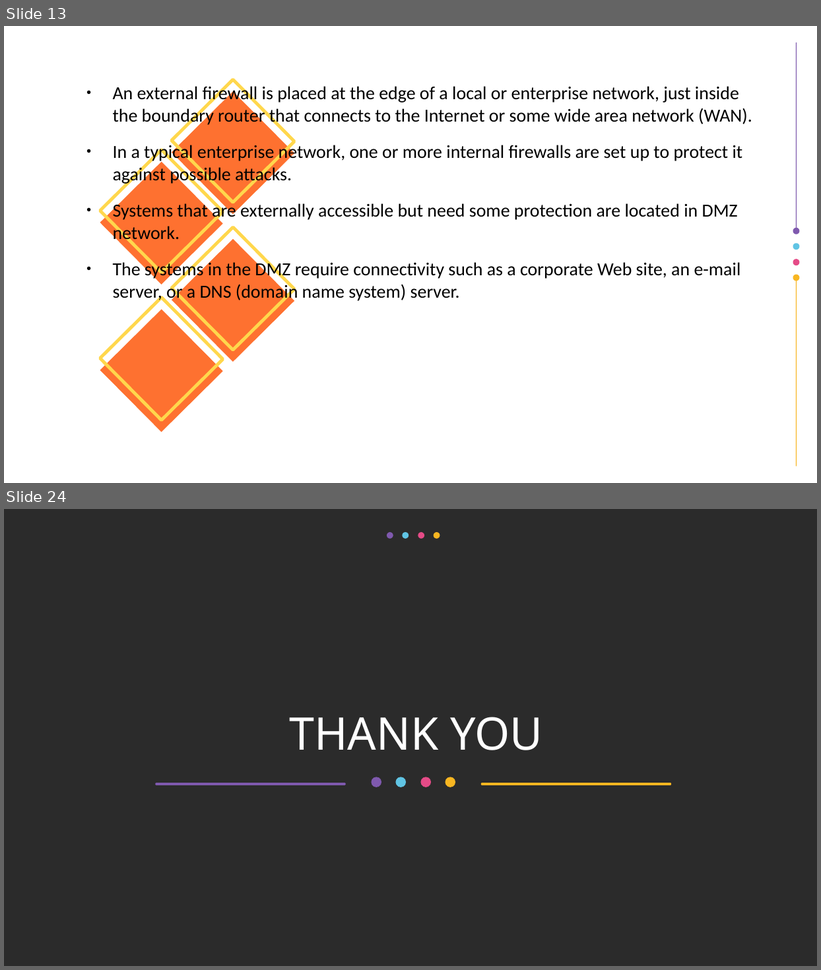
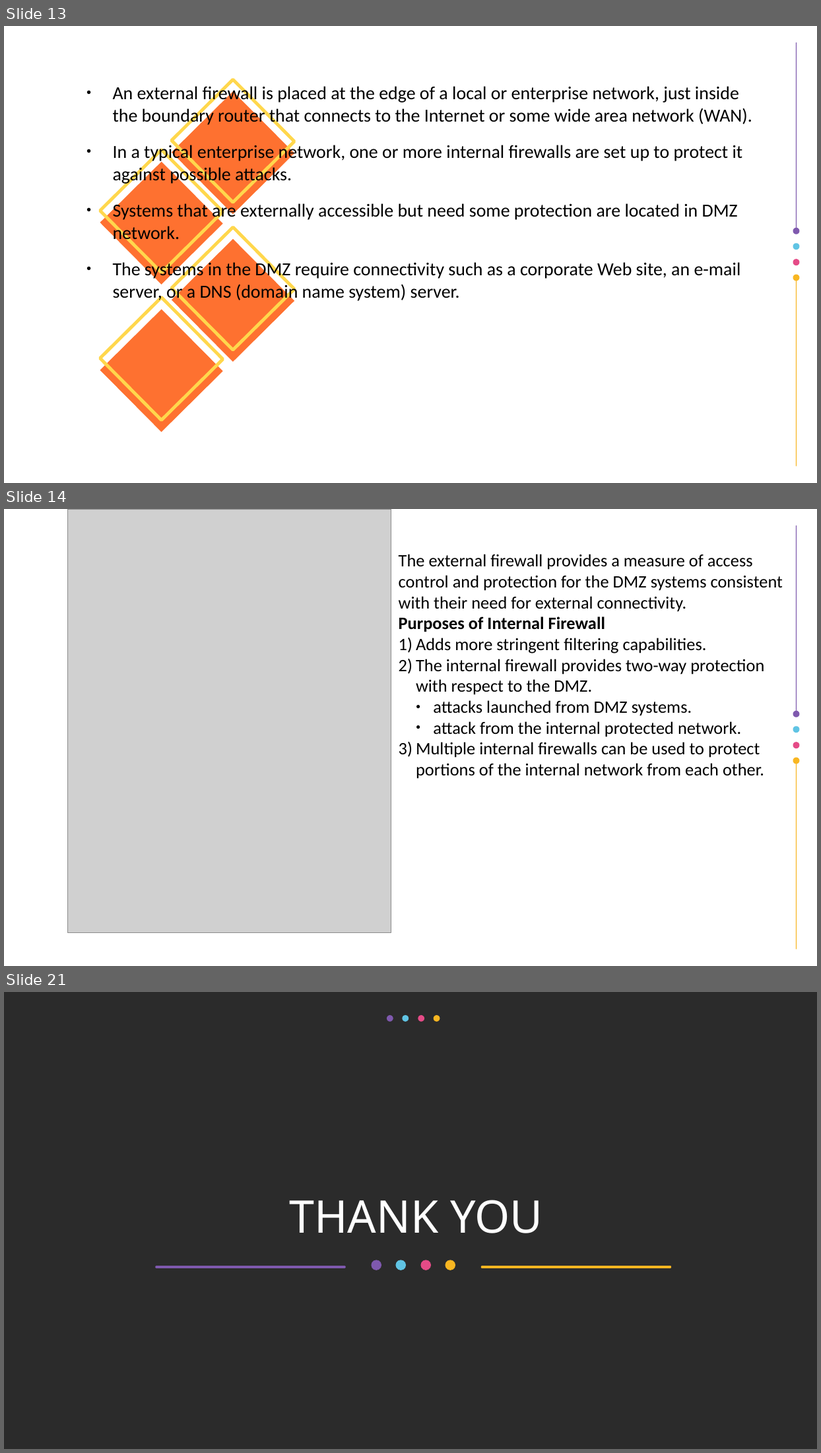
Before and after one commit to Dihfahsih1/Masters-Software-Engineering, a slide deck: yr-sem1/System and Network Security/network-security-assignment.odp. Shown one above the other, each under a label of ours: slides 13 and 24 before the commit, slides 13, 14 and 21 after it; the slides between them are not shown. The pictures are 821x970 and 821x1453 pixels, drawn with LibreOffice and Linux fonts; fonts in the diff are those of the drawing; grey boxes stand for pictures; background and template pictures are left out; a plain dark background stands for a picture behind light text. Boxes give left, top, right and bottom in pixels: in the first picture for what was removed or moved away, otherwise in the second. Text is boxed around its words. In the diff, an @@ line names an element or a change of style, - is before the commit and + after.

```diff
--- a/yr-sem1/System and Network Security/network-security-assignment.odp
+++ b/yr-sem1/System and Network Security/network-security-assignment.odp
@@ slide 14 added at <box>4,509,817,966</box>, background #FFFFFF; not listed: 6 template elements that a slide beside it also shows @@
@@ picture added at <box>67,509,391,933</box> @@
@@ text added at <box>399,554,783,779</box>, 17 pt, text #000000 @@
+The external firewall provides a measure of access control and protection for the DMZ systems consistent with their need for external connectivity.
+Purposes of Internal Firewall
+1) Adds more stringent filtering capabilities.
+2) The internal firewall provides two-way protection with respect to the DMZ.
+  ● attacks launched from DMZ systems.
+  ● attack from the internal protected network.
+3) Multiple internal firewalls can be used to protect portions of the internal network from each other.
@@ what was slide 24 is now slide 21 @@
```
Also in this commit, not shown: 6 other slides added, 10 slides removed, 10 other files.
